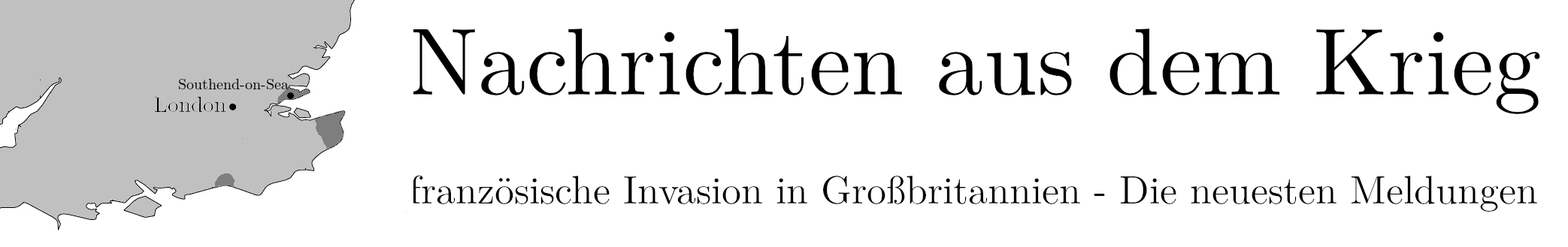
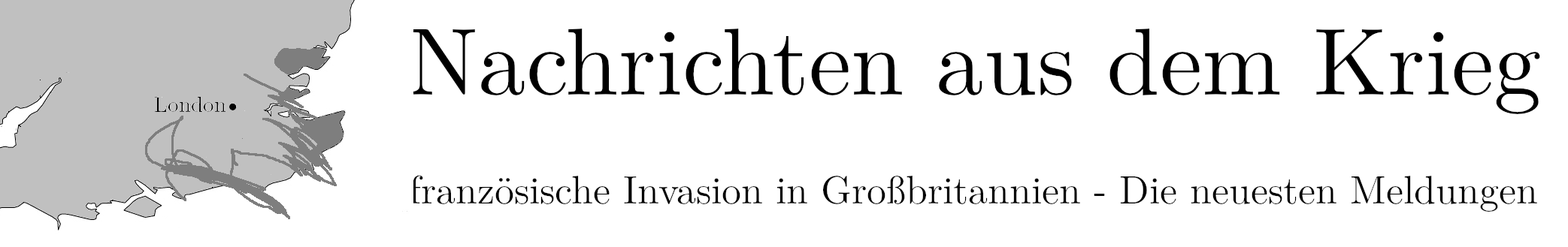
Two versions of the same layered image (1568x247). Layer-by-layer changes:
hid "Southend" over (178, 78, 294, 100)
added layer "Anna" above "9Juli" over (145, 73, 337, 220)
added layer "9Juli" above "7Juli" over (274, 48, 330, 159)
hid "7Juli" over (214, 87, 337, 188)
